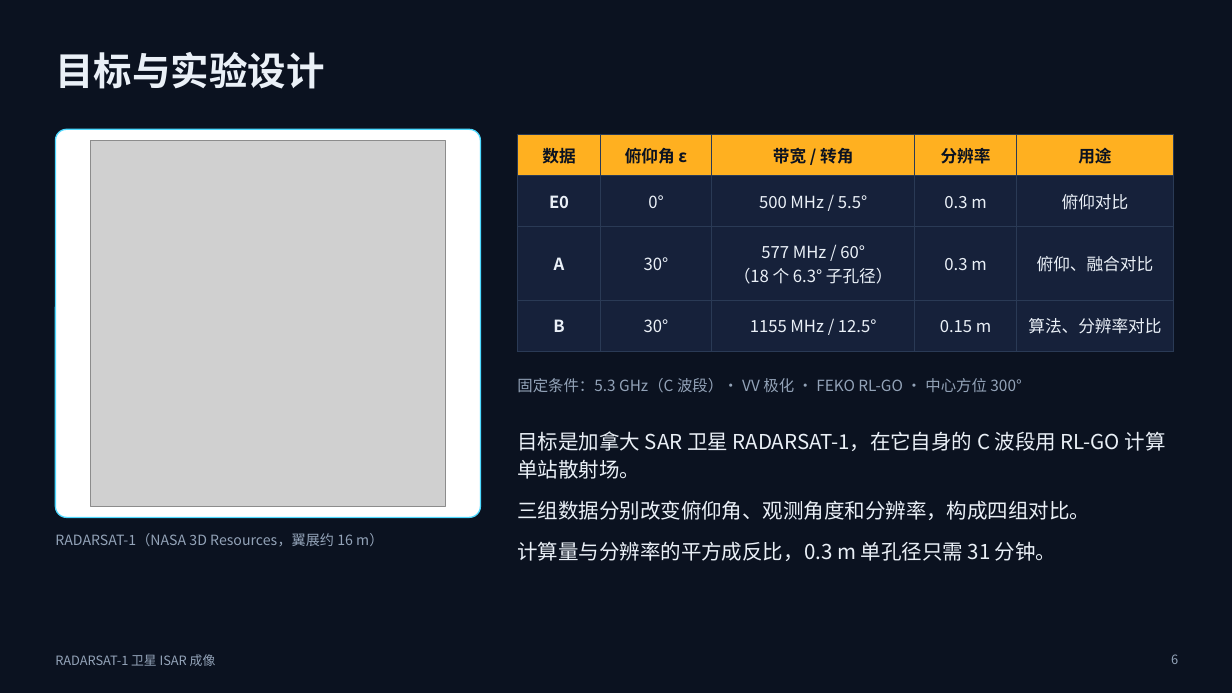
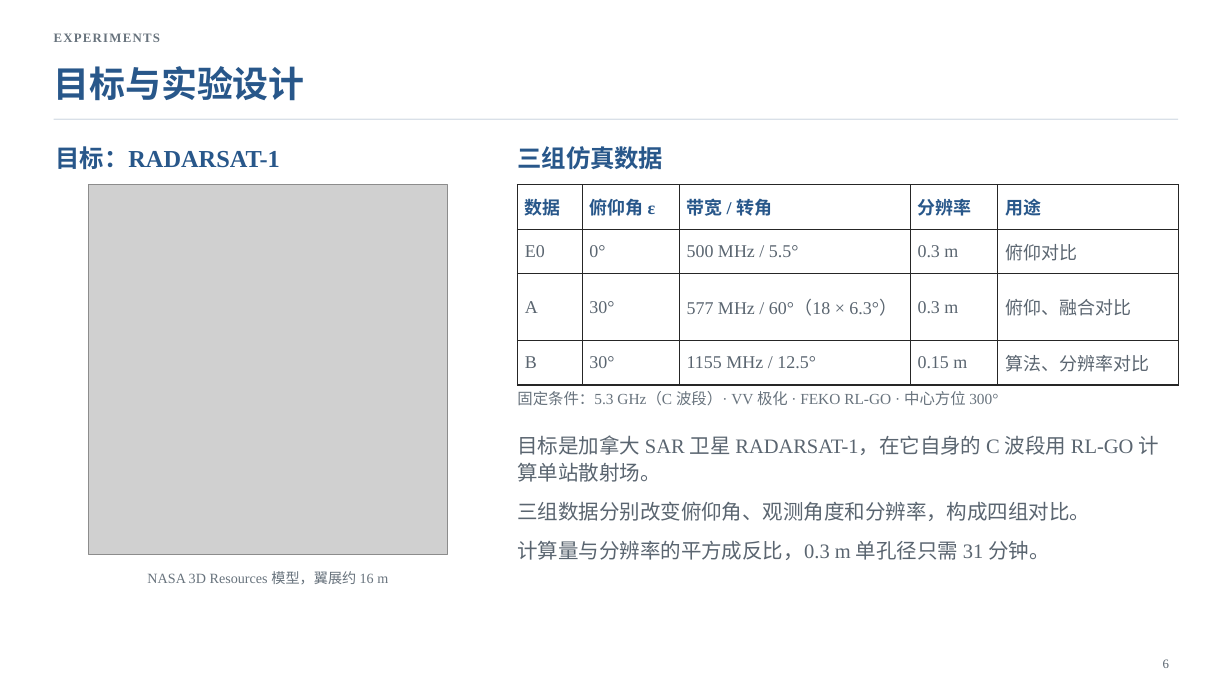
Before and after one commit to anotherdimension1013-del/2026whph, a slide deck: slide 6 of isar/ppt/ISAR_RADARSAT1_汇报.pptx. Drawn at 1232x693 pixels with LibreOffice and Linux fonts; fonts in the diff are those of the drawing; grey boxes stand for pictures; background and template pictures are left out. Boxes give left, top, right and bottom in pixels: in the first picture for what was removed or moved away, otherwise in the second. Text is boxed around its words. In the diff, an @@ line names an element or a change of style, - is before the commit and + after.

```diff
--- a/isar/ppt/ISAR_RADARSAT1_汇报.pptx
+++ b/isar/ppt/ISAR_RADARSAT1_汇报.pptx
@@ background #0B1220 to #FFFFFF @@
@@ title "目标与实验设计": place and size @@
-title "目标与实验设计" at box(55, 52, 324, 89)
+title "目标与实验设计" at box(54, 66, 305, 101)
@@ title "目标与实验设计" at box(54, 66, 305, 101): size 30 to 28 pt, font Noto Sans CJK SC to Times New Roman, text colour #EAF0F7 to #28578A @@
@@ text added at box(54, 33, 160, 42), 10 pt, text #68737D, bold @@
+EXPERIMENTS
@@ line added from (54, 119) to (1178, 119), #D9E0E8 1 pt @@
@@ rounded rectangle removed at box(55, 129, 481, 518) @@
@@ text added at box(55, 146, 279, 169), 19 pt, text #28578A, bold @@
+目标：RADARSAT-1
@@ text added at box(517, 146, 663, 169), 19 pt, text #28578A, bold @@
+三组仿真数据
@@ picture: place and size @@
-picture at box(91, 140, 445, 506)
+picture at box(89, 185, 447, 555)
@@ table at box(518, 185, 1178, 376) @@
-row 3, column 3: 577 MHz / 60° / （18 个 6.3° 子孔径）
+row 3, column 3: 577 MHz / 60°（18 × 6.3°）
@@ fill #FFB020 to #FFFFFF in row 1 @@
@@ fill #16213A to #FFFFFF in 15 cells @@
@@ size 13 to 14 pt, font Noto Sans CJK SC to Times New Roman in "数据", "俯仰角 ε", "带宽 / 转角", "分辨率" and 15 more places @@
@@ text colour #0B1220 to #28578A in "数据", "俯仰角 ε", "带宽 / 转角", "分辨率" and 1 more places @@
@@ text colour #EAF0F7 to #5A6570 in "E0", "0°", "500 MHz / 5.5°", "0.3 m" and 10 more places @@
@@ bold off in "E0", "A", "B" @@
@@ alignment centre to left @@
@@ borders changed @@
@@ table: place and size @@
-table at box(518, 134, 1174, 338)
+table at box(518, 185, 1178, 376)
@@ text "固定条件：5.3 GHz（C 波段）· VV 极化 ...": place and size @@
-text "固定条件：5.3 GHz（C 波段）· VV 极化 ..." at box(517, 378, 1021, 392)
+text "固定条件：5.3 GHz（C 波段）· VV 极化 ..." at box(517, 391, 998, 406)
@@ text "固定条件：5.3 GHz（C 波段）· VV 极化 ..." at box(517, 391, 998, 406): font Noto Sans CJK SC to Times New Roman, text colour #93A3B8 to #68737D @@
@@ text "目标是加拿大 SAR 卫星 RADARSAT-1，在它自身的 C ..." at box(517, 435, 1160, 560): font Noto Sans CJK SC to Times New Roman, text colour #EAF0F7 to #5A6570; line spacing 1.15 to 1.12; less space between paragraphs @@
@@ text at box(147, 571, 388, 584): text changed; font Noto Sans CJK SC to Times New Roman; text colour #93A3B8 to #68737D @@
-RADARSAT-1（NASA 3D Resources，翼展约 16 m）
+NASA 3D Resources 模型，翼展约 16 m
@@ text removed at box(55, 654, 216, 666) @@
-RADARSAT-1 卫星 ISAR 成像
@@ page number: place and size @@
-page number at box(1171, 654, 1178, 664)
+page number at box(1163, 659, 1169, 668)
@@ page number at box(1163, 659, 1169, 668): font Noto Sans CJK SC to Times New Roman, text colour #93A3B8 to #5A6570 @@
```
Also in this commit, not shown: 12 other slides changed, 19 other files.
